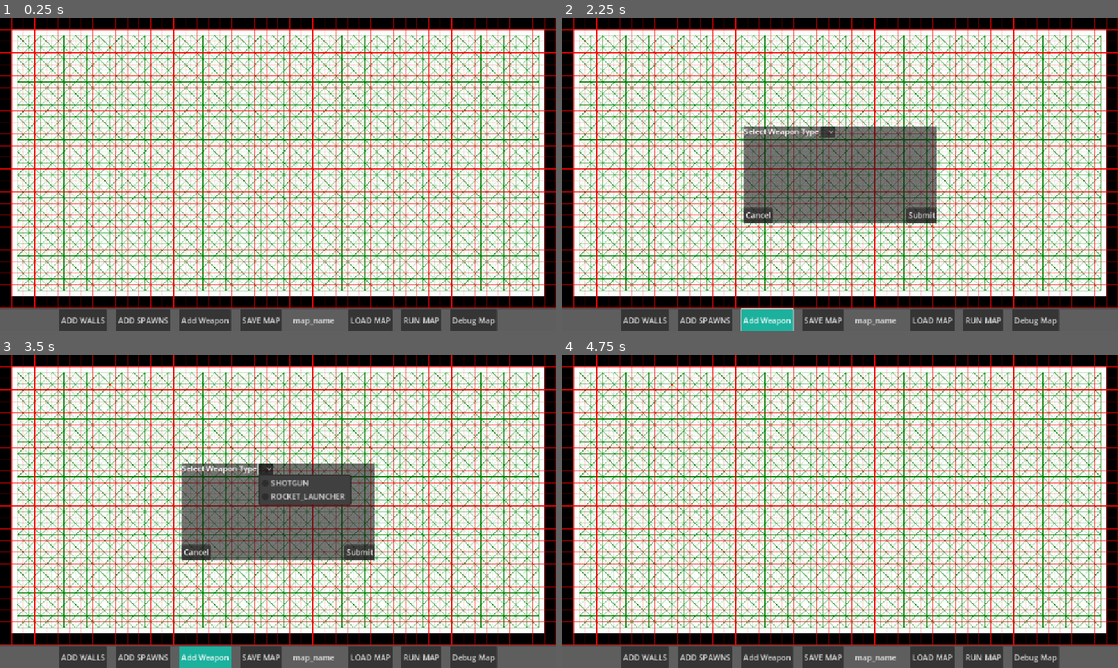
Above: before the commit, frames 1-4 (two rows, left to right).
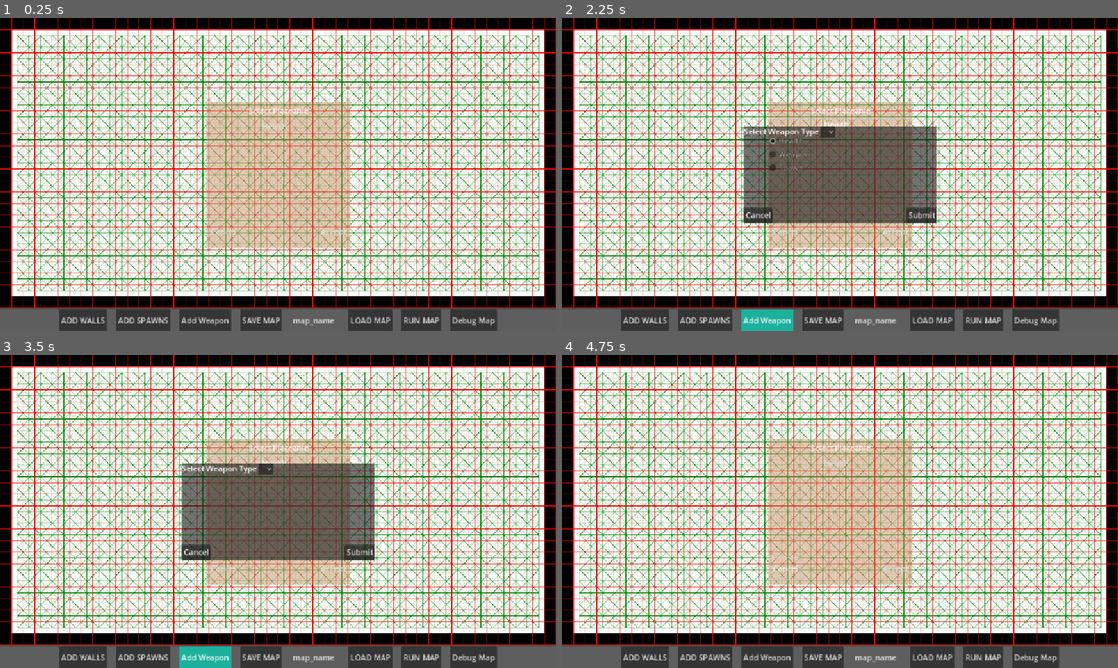
Above: after the commit, the same moments.

Repository: 702BH/GameAIProjects
Game: Godot game, scene res://ProgrammingGameAIByExample/Raven/raven_main_scene.tscn
Two runs of this game, one before a commit and one after it. Both use one fixed random seed, a clock stepped at 60 frames per second and the inputs below. The project has no main scene, so this scene is started directly.
Inputs (mouse positions are in pixels of both pictures, inside the frame that each line leads up to):
- Up to frame 1 (0.25 s): no input
- Up to frame 2 (2.25 s): click "ADD SPAWNS" at 0.5 s; click "Add Weapon" at 1.25 s; click (840, 127) at 2 s, where only the run after the commit has a clickable "Health"
- Up to frame 3 (3.5 s): click (266, 467) at 2.77 s
- Up to frame 4 (4.75 s): click "Cancel" at 3.5 s; click (784, 567) at 4.25 s, where only the run after the commit has a clickable "Cancel"

The runs differ from the first frame. In frame 1, 12% of the frame differs, in the area x 37-63%, y 26-74%; in frame 2, 8.9%; in frame 3, 9.2%; in frame 4, 12%.

Commit message:
implemented basic outline for UI selectable popup

Diff:
--- a/aiforgamesprojects/ProgrammingGameAIByExample/Raven/map_ui_editor.tscn
+++ b/aiforgamesprojects/ProgrammingGameAIByExample/Raven/map_ui_editor.tscn
@@ -20,6 +20,27 @@
 [sub_resource type="StyleBoxFlat" id="StyleBoxFlat_62kta"]
 bg_color = Color(0.6, 0.6, 0.6, 0.027451)
 
+[sub_resource type="StyleBoxFlat" id="StyleBoxFlat_72r2y"]
+bg_color = Color(0.764706, 0.545098, 0.380392, 0.466667)
+
+[sub_resource type="StyleBoxFlat" id="StyleBoxFlat_xka71"]
+bg_color = Color(0.6, 0.6, 0.6, 0)
+
+[sub_resource type="StyleBoxFlat" id="StyleBoxFlat_f7lml"]
+bg_color = Color(0.6, 0.6, 0.6, 0)
+
+[sub_resource type="StyleBoxFlat" id="StyleBoxFlat_2eej5"]
+bg_color = Color(0.6, 0.6, 0.6, 0)
+
+[sub_resource type="StyleBoxFlat" id="StyleBoxFlat_rytgg"]
+bg_color = Color(0.6, 0.6, 0.6, 0)
+
+[sub_resource type="Theme" id="Theme_xka71"]
+OptionButton/styles/hover_pressed = SubResource("StyleBoxFlat_xka71")
+OptionButton/styles/pressed = SubResource("StyleBoxFlat_f7lml")
+PopupMenu/styles/hover = SubResource("StyleBoxFlat_2eej5")
+PopupMenu/styles/panel = SubResource("StyleBoxFlat_rytgg")
+
 [node name="UI" type="Control"]
 layout_mode = 3
 anchors_preset = 15
@@ -50,7 +71,6 @@
 theme_override_styles/panel = SubResource("StyleBoxFlat_itxlc")
 
 [node name="Buttons" type="HBoxContainer" parent="Container/ButtonPanel"]
-visible = false
 layout_mode = 2
 theme_override_constants/separation = 19
 alignment = 1
@@ -357,6 +377,87 @@
 layout_mode = 2
 script = ExtResource("10_2eej5")
 metadata/_tab_index = 5
+
+[node name="PlaceablePopup" type="Panel" parent="."]
+clip_contents = true
+custom_minimum_size = Vector2(300, 300)
+layout_mode = 1
+anchors_preset = 8
+anchor_left = 0.5
+anchor_top = 0.5
+anchor_right = 0.5
+anchor_bottom = 0.5
+grow_horizontal = 2
+grow_vertical = 2
+theme_override_styles/panel = SubResource("StyleBoxFlat_72r2y")
+
+[node name="VBoxContainer" type="VBoxContainer" parent="PlaceablePopup"]
+clip_contents = true
+layout_mode = 1
+anchors_preset = 15
+anchor_right = 1.0
+anchor_bottom = 1.0
+grow_horizontal = 2
+grow_vertical = 2
+
+[node name="MarginContainer" type="MarginContainer" parent="PlaceablePopup/VBoxContainer"]
+custom_minimum_size = Vector2(0, 3)
+layout_mode = 2
+
+[node name="VBoxContainer" type="VBoxContainer" parent="PlaceablePopup/VBoxContainer"]
+layout_mode = 2
+size_flags_vertical = 3
+
+[node name="Label" type="Label" parent="PlaceablePopup/VBoxContainer/VBoxContainer"]
+layout_mode = 2
+text = "Select Placeable"
+horizontal_alignment = 1
+vertical_alignment = 1
+
+[node name="OptionButton" type="OptionButton" parent="PlaceablePopup/VBoxContainer/VBoxContainer"]
+layout_mode = 2
+theme = SubResource("Theme_xka71")
+flat = true
+alignment = 1
+text_overrun_behavior = 1
+autowrap_mode = 2
+selected = 0
+fit_to_longest_item = false
+item_count = 3
+popup/item_0/text = "Health"
+popup/item_0/id = 0
+popup/item_1/text = "Weapon"
+popup/item_1/id = 1
+popup/item_2/text = "Spawn"
+popup/item_2/id = 2
+
+[node name="VBoxContainer2" type="HBoxContainer" parent="PlaceablePopup/VBoxContainer"]
+custom_minimum_size = Vector2(0, 50)
+layout_mode = 2
+
+[node name="MarginContainer" type="MarginContainer" parent="PlaceablePopup/VBoxContainer/VBoxContainer2"]
+layout_mode = 2
+size_flags_horizontal = 3
+theme_override_constants/margin_left = 6
+theme_override_constants/margin_top = 3
+theme_override_constants/margin_right = 6
+theme_override_constants/margin_bottom = 3
+
+[node name="Button" type="Button" parent="PlaceablePopup/VBoxContainer/VBoxContainer2/MarginContainer"]
+layout_mode = 2
+size_flags_horizontal = 0
+text = "Cancel"
+flat = true
+
+[node name="Button2" type="Button" parent="PlaceablePopup/VBoxContainer/VBoxContainer2/MarginContainer"]
+layout_mode = 2
+size_flags_horizontal = 8
+text = "Accept"
+flat = true
+
+[node name="MarginContainer2" type="MarginContainer" parent="PlaceablePopup/VBoxContainer"]
+custom_minimum_size = Vector2(0, 3)
+layout_mode = 2
 
 [connection signal="mouse_entered" from="Container/GridContainer" to="Container/GridContainer" method="_on_mouse_entered"]
 [connection signal="mouse_exited" from="Container/GridContainer" to="Container/GridContainer" method="_on_mouse_exited"]
Not shown: 1 places in aiforgamesprojects/ProgrammingGameAIByExample/Raven/map_ui_editor.tscn that only renumber resources
